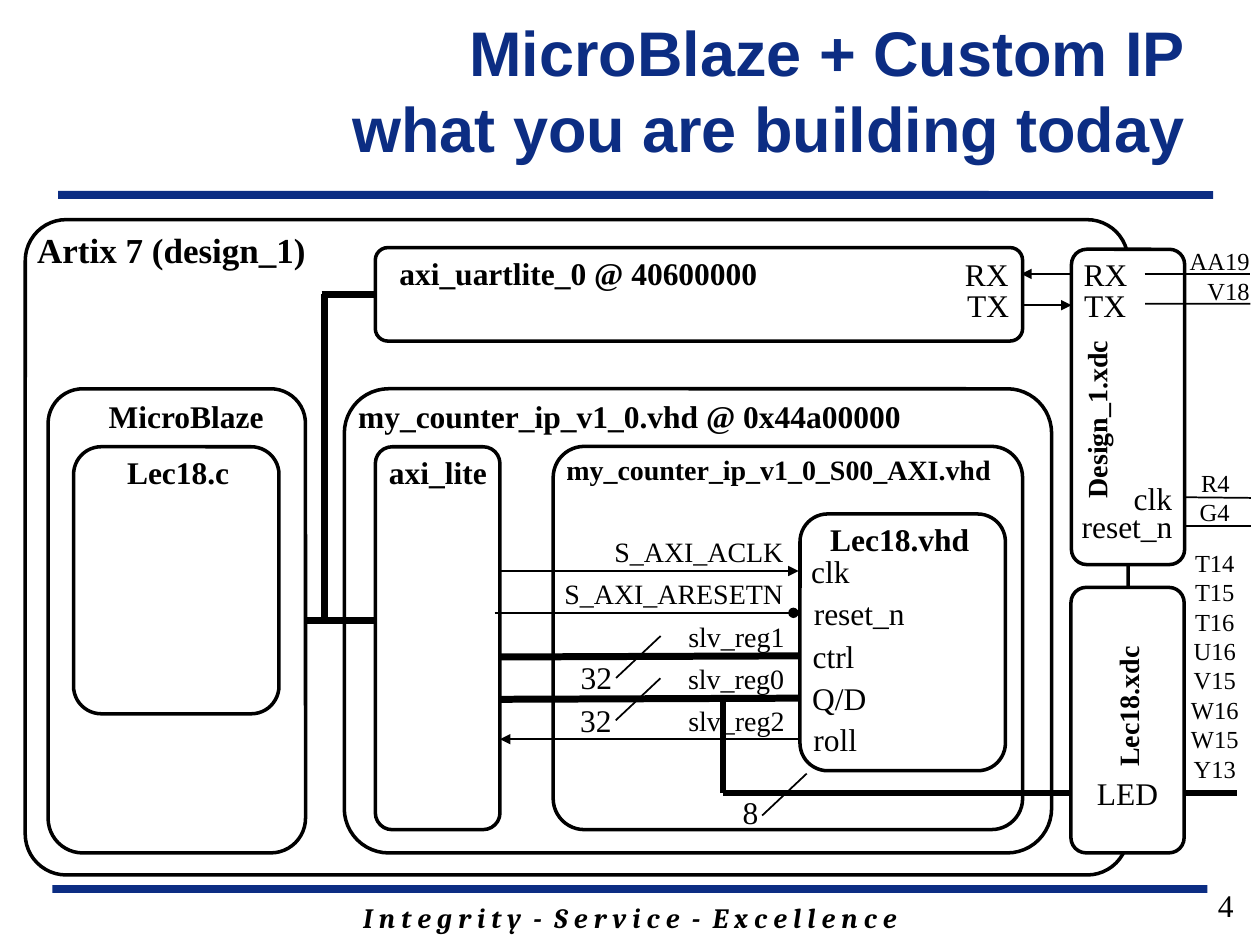
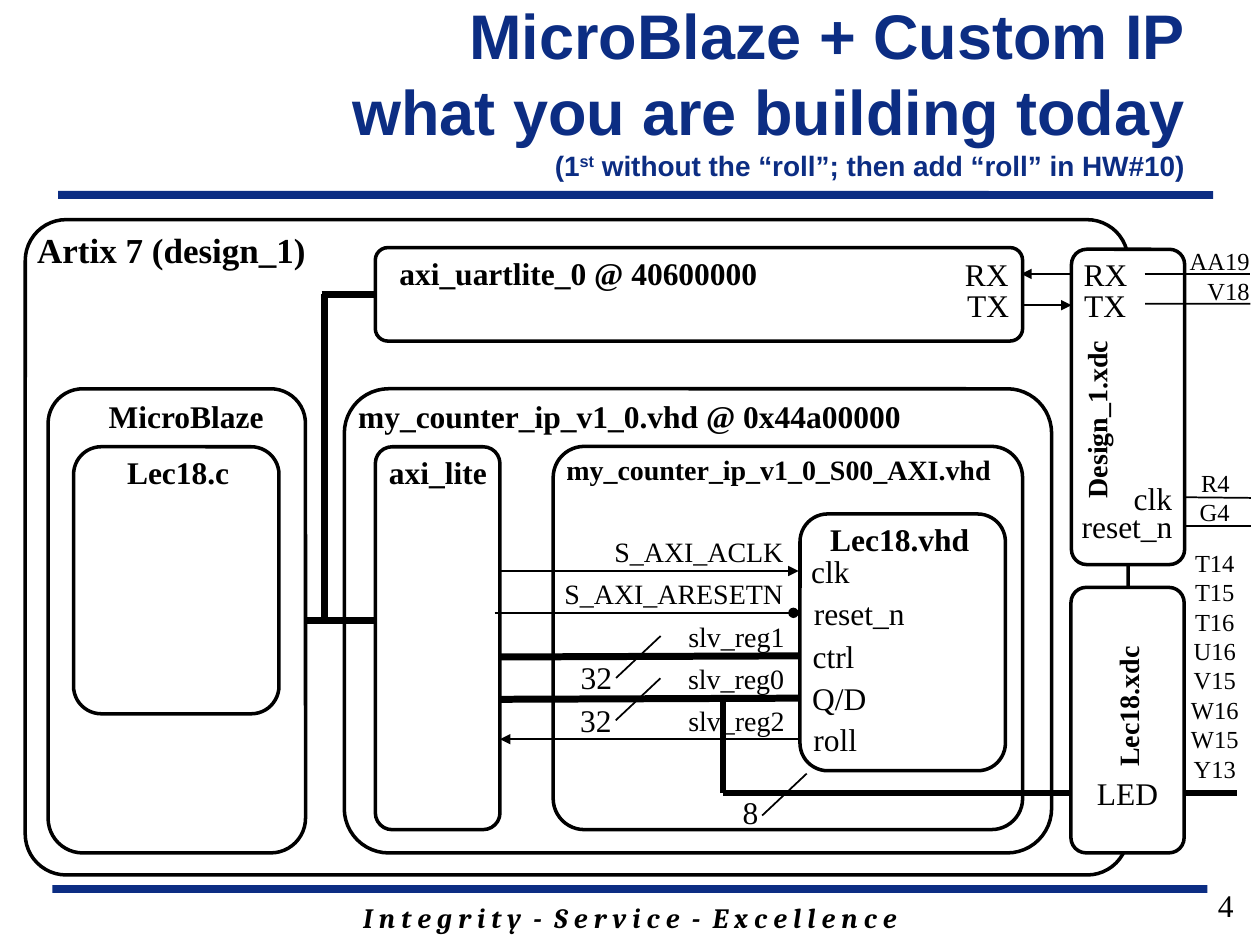
Before and after one commit to GeorgeYork/ECE383_web, a slide deck: slide 4 of lecture/slides/ECE_383_Lec18_2018.pptx. Drawn at 1260x945 pixels with LibreOffice and Linux fonts; fonts in the diff are those of the drawing; background and template pictures are left out. Boxes give left, top, right and bottom in pixels: in the first picture for what was removed or moved away, otherwise in the second. Text is boxed around its words. In the diff, an @@ line names an element or a change of style, - is before the commit and + after.

```diff
--- a/lecture/slides/ECE_383_Lec18_2018.pptx
+++ b/lecture/slides/ECE_383_Lec18_2018.pptx
@@ title at [352,13,1184,181]: text changed @@
-MicroBlaze + Custom IP
-what you are building today
+MicroBlaze + Custom IP
+what you are building today
+(1st without the “roll”; then add “roll” in HW#10)
```
Also in this commit, not shown: 5 other slides changed, 2 slides added, 1 slide removed.
